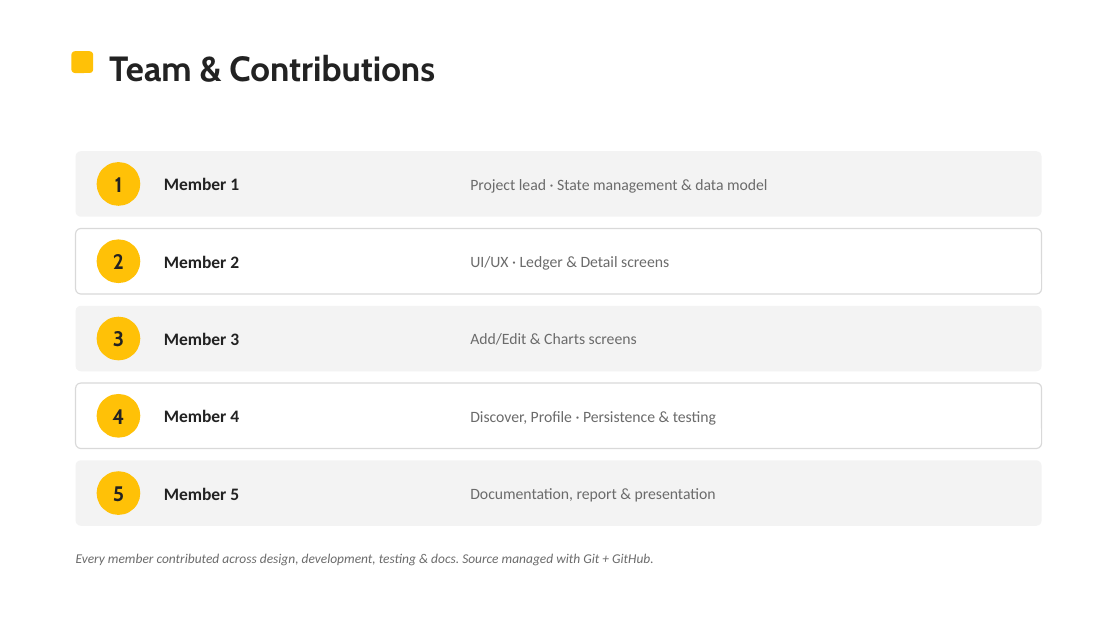
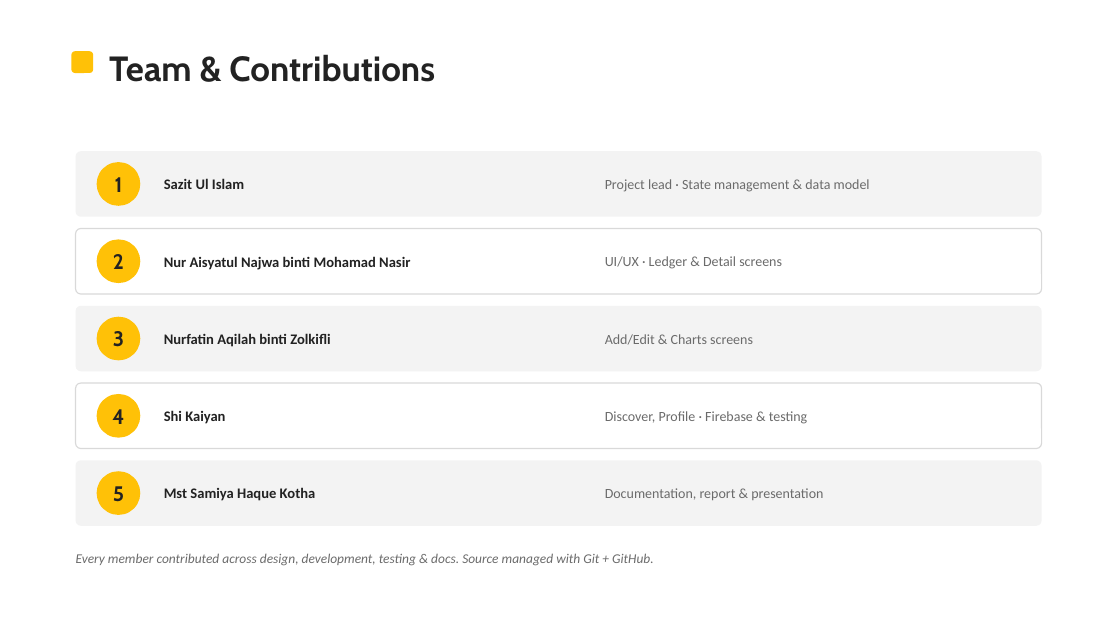
Before and after one commit to LBBT-God/expense-tracker, a slide deck: slide 12 of docs/My_Wallet_Presentation.pptx. Drawn at 1120x630 pixels with LibreOffice and Linux fonts; fonts in the diff are those of the drawing. Boxes give left, top, right and bottom in pixels: in the first picture for what was removed or moved away, otherwise in the second. Text is boxed around its words. In the diff, an @@ line names an element or a change of style, - is before the commit and + after.

Commit message:
Migrate data layer to Cloud Firestore; add Firebase setup, manual & updated docs
- Replace shared_preferences with firebase_core + cloud_firestore
- Add lib/firebase_options.dart (web) for the shared Firebase project
- Realtime snapshot listener for transactions; budget in settings/app
- Update tests to use fake_cloud_firestore (12 passing)
- Update README, project report and slides to reflect Firebase
- Add docs/USER_MANUAL.md (setup & demo guide for the team)

```diff
--- a/docs/My_Wallet_Presentation.pptx
+++ b/docs/My_Wallet_Presentation.pptx
@@ text at (x1=164, y1=178, x2=244, y2=189): text changed; size 15 to 12.5 pt @@
-Member 1
+Sazit Ul Islam
@@ text "Project lead · State management ..." moved from (x1=470, y1=179, x2=767, y2=193) to (x1=605, y1=179, x2=870, y2=192) @@
@@ text "UI/UX · Ledger & Detail ..." moved from (x1=470, y1=256, x2=669, y2=270) to (x1=605, y1=256, x2=782, y2=269) @@
@@ text at (x1=164, y1=256, x2=410, y2=270): text changed; size 15 to 12.5 pt @@
-Member 2
+Nur Aisyatul Najwa binti Mohamad Nasir
@@ text "Add/Edit & Charts screens" moved from (x1=470, y1=333, x2=637, y2=345) to (x1=605, y1=334, x2=753, y2=344) @@
@@ text at (x1=164, y1=333, x2=330, y2=347): text changed; size 15 to 12.5 pt @@
-Member 3
+Nurfatin Aqilah binti Zolkifli
@@ text at (x1=164, y1=410, x2=225, y2=424): text changed; size 15 to 12.5 pt @@
-Member 4
+Shi Kaiyan
@@ text at (x1=605, y1=411, x2=808, y2=424): text changed; size 13.5 to 12 pt @@
-Discover, Profile · Persistence & testing
+Discover, Profile · Firebase & testing
@@ size 13.5 to 12 pt in 4 elements at (x1=605, y1=179, x2=870, y2=192), (x1=605, y1=256, x2=782, y2=269), (x1=605, y1=334, x2=753, y2=344), (x1=605, y1=488, x2=823, y2=500) @@
@@ text "Documentation, report & presentation" moved from (x1=470, y1=488, x2=716, y2=502) to (x1=605, y1=488, x2=823, y2=500) @@
@@ text at (x1=164, y1=487, x2=316, y2=501): text changed; size 15 to 12.5 pt @@
-Member 5
+Mst Samiya Haque Kotha
```
Also in this commit, not shown: 10 other slides changed, 15 other files.
